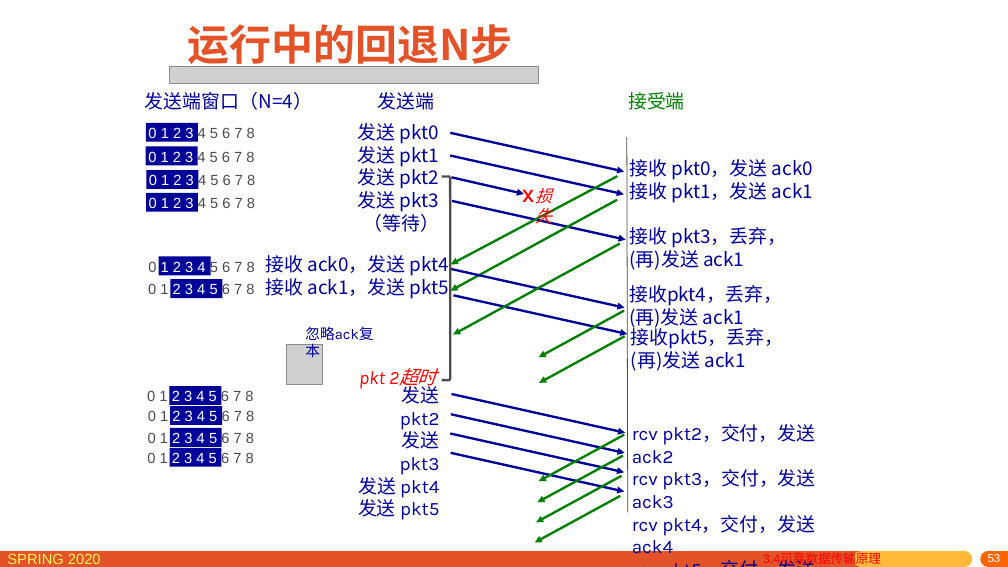
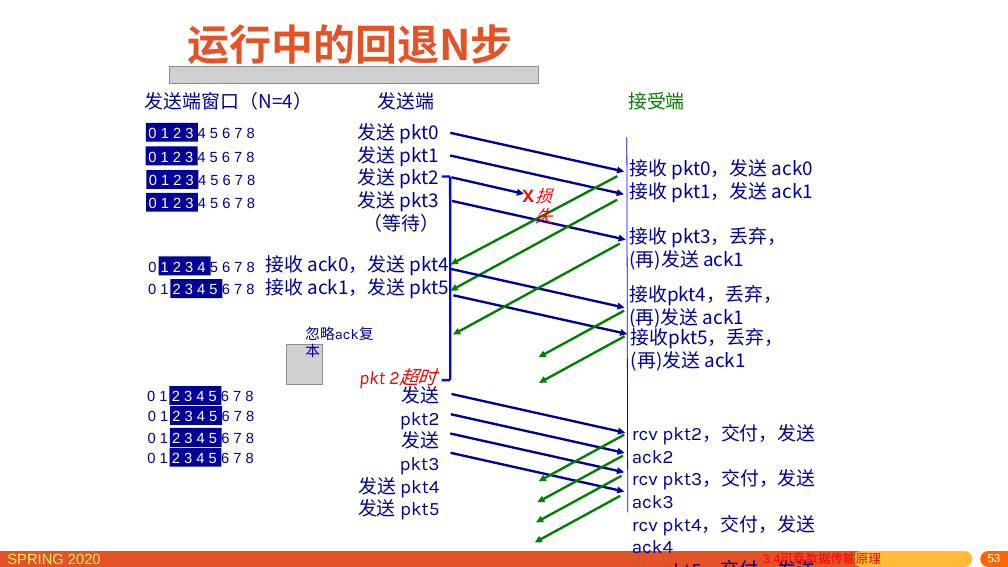
Before and after one commit to network-distributed/presentations, a slide deck: slide 53 of chapter3_cn.pptx. Drawn at 1008x567 pixels with LibreOffice and Linux fonts; fonts in the diff are those of the drawing; grey boxes stand for pictures. Boxes give left, top, right and bottom in pixels: in the first picture for what was removed or moved away, otherwise in the second. Text is boxed around its words. In the diff, an @@ line names an element or a change of style, - is before the commit and + after.

```diff
--- a/chapter3_cn.pptx
+++ b/chapter3_cn.pptx
@@ line (627, 137) - (628, 513): stroke #4C4C4C 0.75 pt to #0000FF 0.75 pt @@
@@ line (450, 177) - (442, 177): stroke #4C4C4C 2.25 pt to #0000FF 2.25 pt @@
@@ line (450, 177) - (450, 380): stroke #4C4C4C 2.25 pt to #0000FF 2.25 pt @@
@@ text colour #4C4C4C to #0000A3 in "4 5 6 7 8" in 4 elements at box(148, 127, 255, 138), box(148, 150, 254, 165), box(149, 173, 255, 188), box(149, 197, 255, 208) @@
@@ text "0 1 2 3 4 ..." at box(148, 260, 255, 275): text colour #4C4C4C to #0000A3 in "0 5 6 7 8" @@
@@ line (450, 380) - (442, 380): stroke #4C4C4C 2.25 pt to #0000FF 2.25 pt @@
@@ text colour #4C4C4C to #0000A3 in "0 1 6 7 8" in 5 elements at box(148, 282, 254, 297), box(147, 389, 253, 404), box(148, 410, 254, 421), box(148, 431, 254, 446), box(147, 451, 254, 466) @@
```
Also in this commit, not shown: 29 other slides changed, 1 other file.
